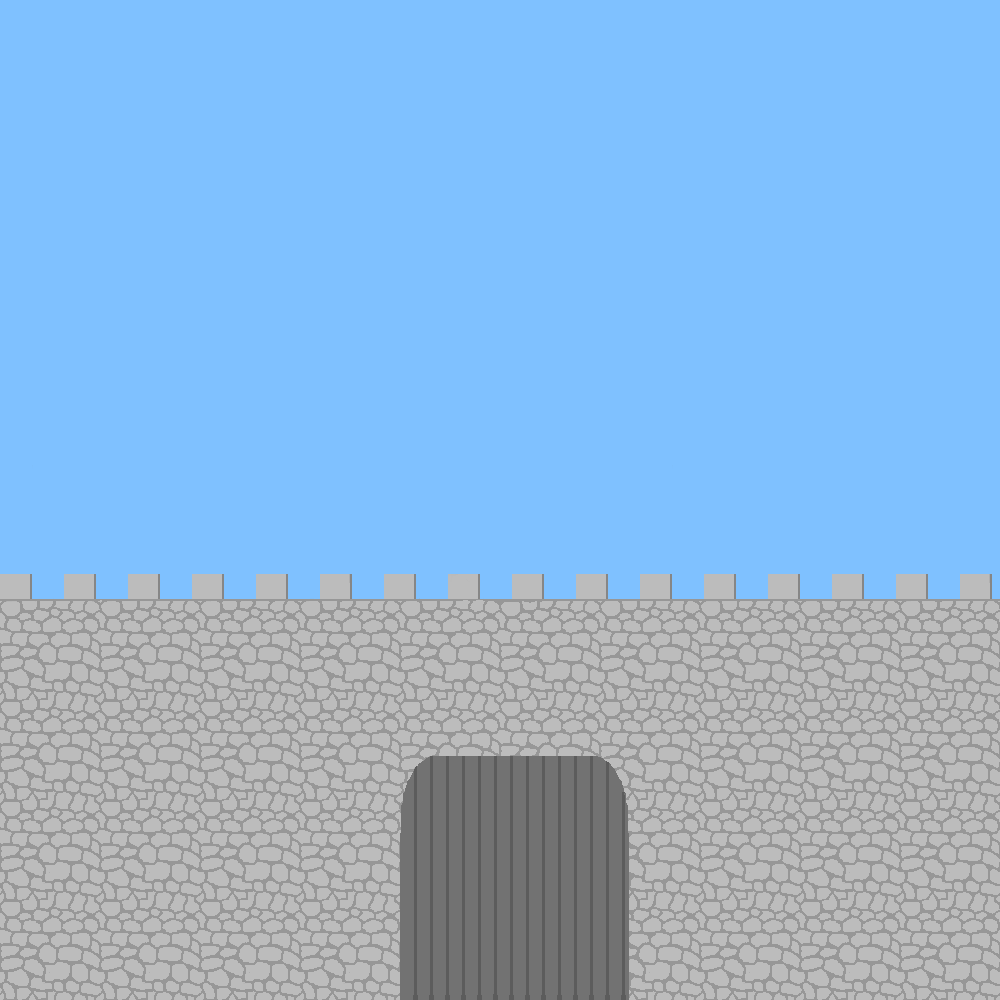
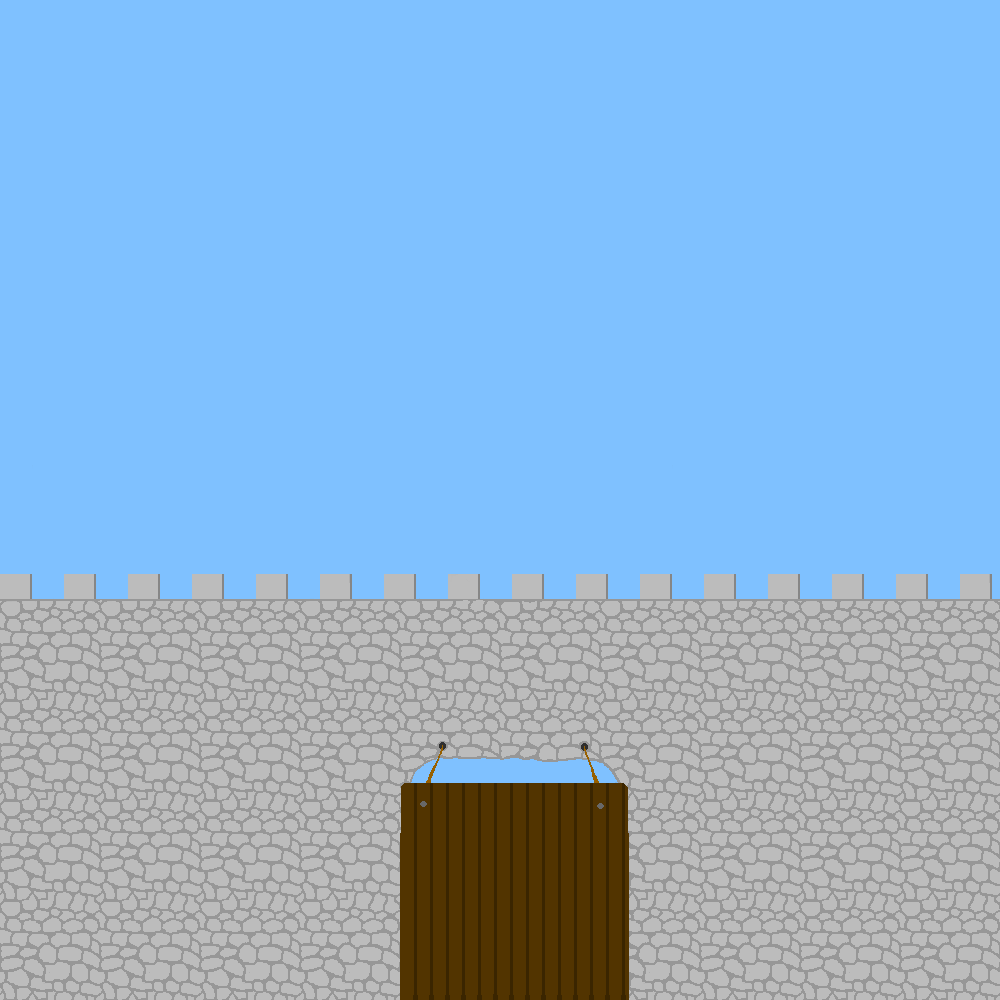
Layer changes from the first 1000 x 1000 image to the second:
added layer "Layer 71" above "bars" over [597, 803, 604, 809]
painted on "bars" over [413, 742, 626, 1000]
painted on "Layer 2" over [400, 756, 629, 1000]
painted on "Layer 70" over [400, 741, 623, 832]
painted on "Layer 6" over [403, 757, 624, 852]
